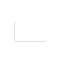
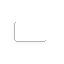
Layer changes from the first 64 x 64 image to the second:
added layer "Layer 2 copy" above "Layer 2" over [14, 22, 46, 42]
"Layer 2": opacity 100% → 60%, painted on it over [11, 21, 47, 45]
